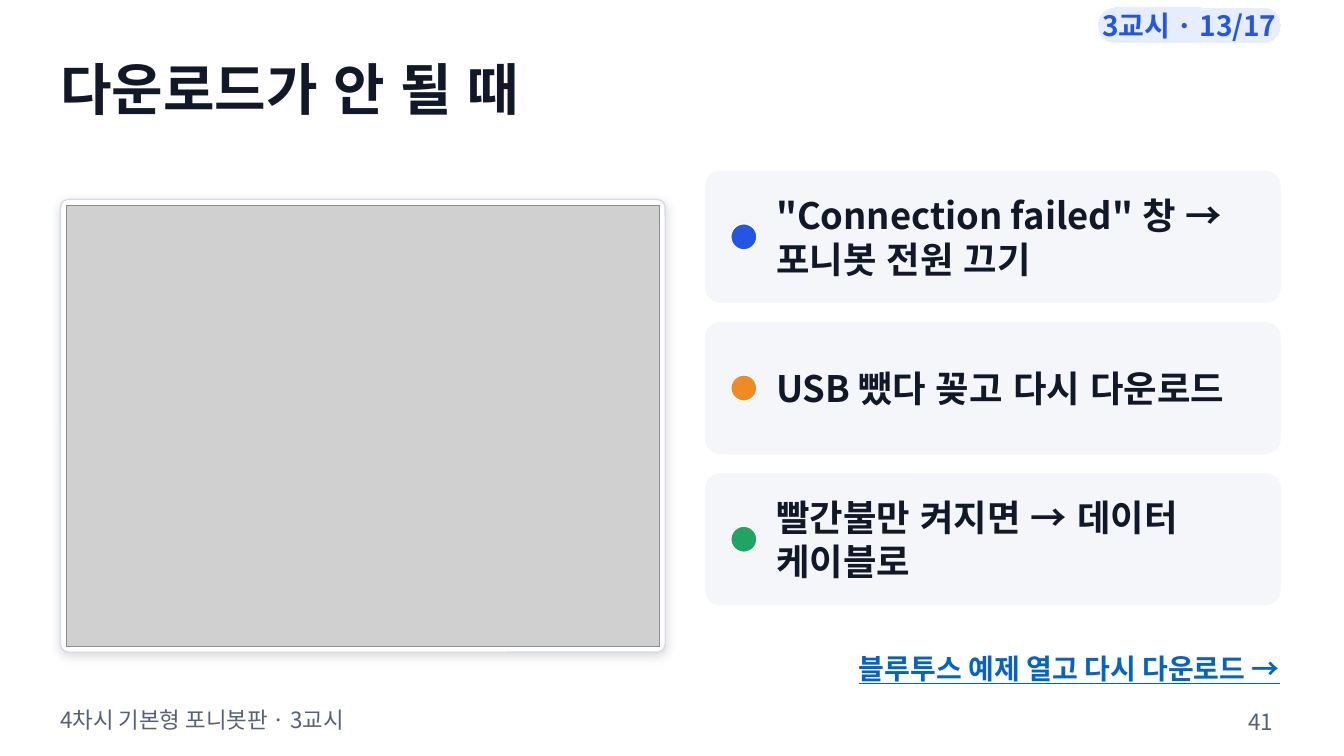
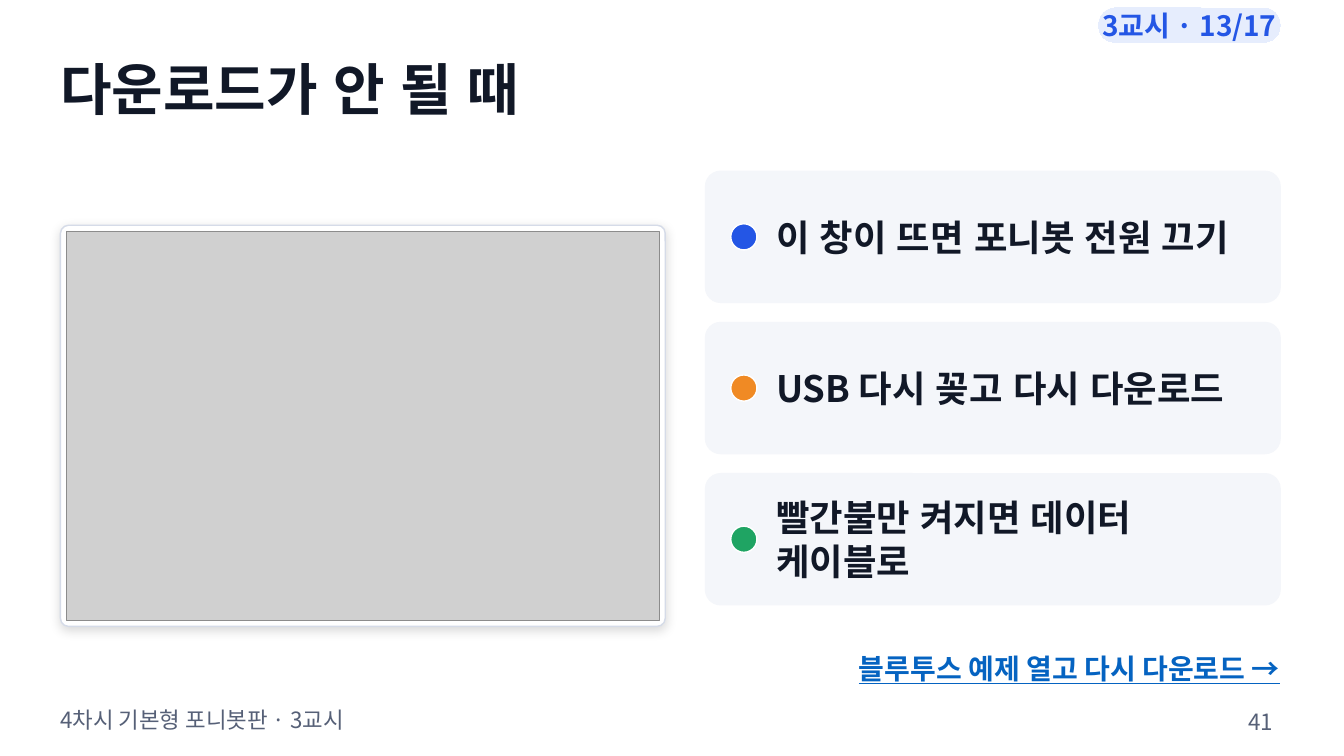
Before and after one commit to boundaryx01-uniquelife/microbit, a slide deck: slide 41 of bridge/ponybot/materials/포니봇_4차시_기본형/ponybot_4차시_수업슬라이드.pptx. Drawn at 1344x756 pixels with LibreOffice and Linux fonts; fonts in the diff are those of the drawing; grey boxes stand for pictures. Boxes give left, top, right and bottom in pixels: in the first picture for what was removed or moved away, otherwise in the second. Text is boxed around its words. In the diff, an @@ line names an element or a change of style, - is before the commit and + after.

```diff
--- a/bridge/ponybot/materials/포니봇_4차시_기본형/ponybot_4차시_수업슬라이드.pptx
+++ b/bridge/ponybot/materials/포니봇_4차시_기본형/ponybot_4차시_수업슬라이드.pptx
@@ rounded rectangle: place and size @@
-rounded rectangle at [60,200,665,652]
+rounded rectangle at [60,226,665,627]
@@ rounded rectangle at [60,226,665,627]: proportions changed @@
@@ picture: place and size @@
-picture at [67,206,659,646]
+picture at [67,232,659,621]
@@ text at [776,220,1229,255]: text changed @@
-"Connection failed" 창 → 포니봇 전원 끄기
+이 창이 뜨면 포니봇 전원 끄기
@@ text at [776,371,1224,406]: text changed @@
-USB 뺐다 꽂고 다시 다운로드
+USB 다시 꽂고 다시 다운로드
@@ text at [776,500,1131,579]: text changed @@
-빨간불만 켜지면 → 데이터 케이블로
+빨간불만 켜지면 데이터 케이블로
```
Also in this commit, not shown: 1 other slide changed, 7 other files.
